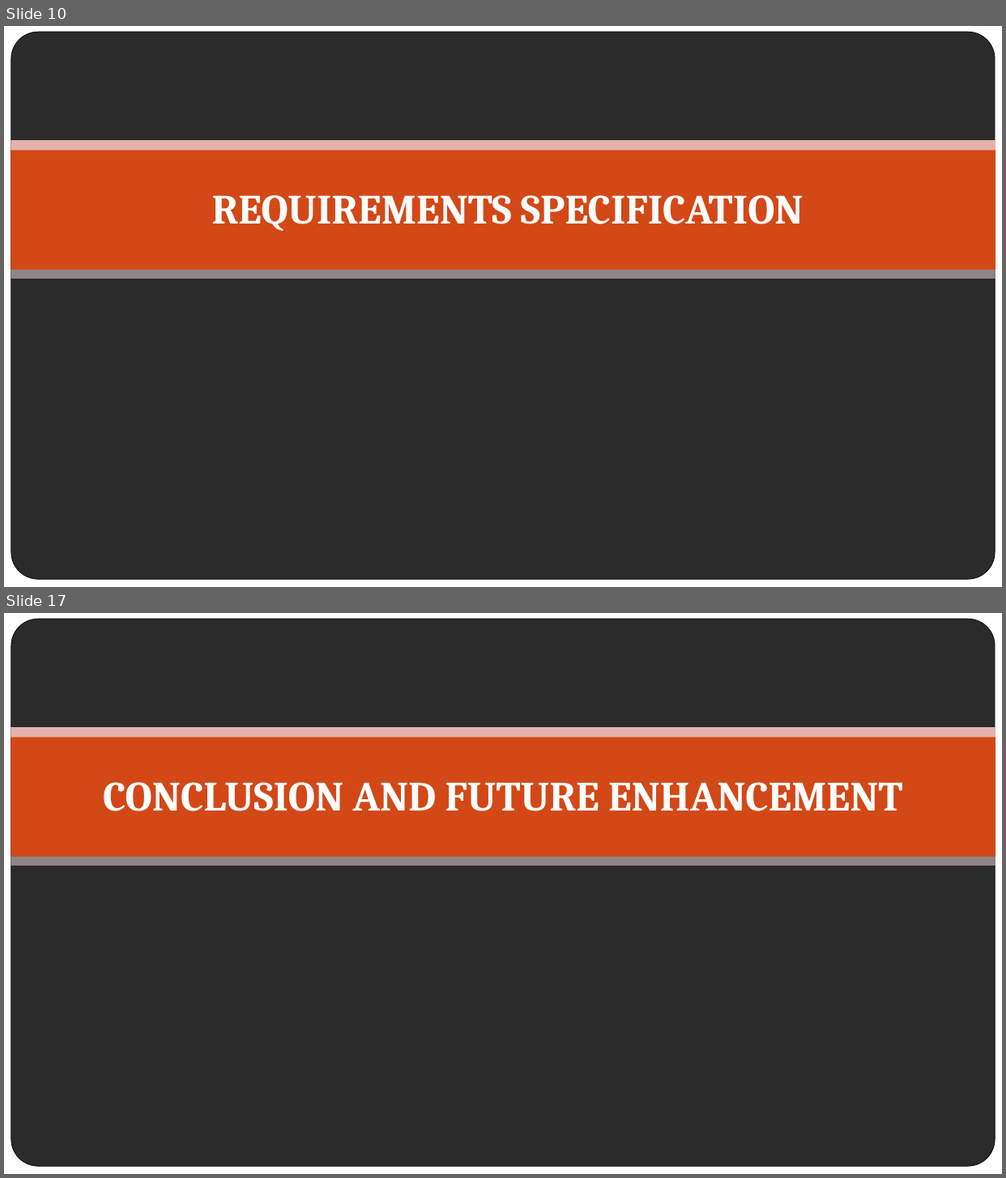
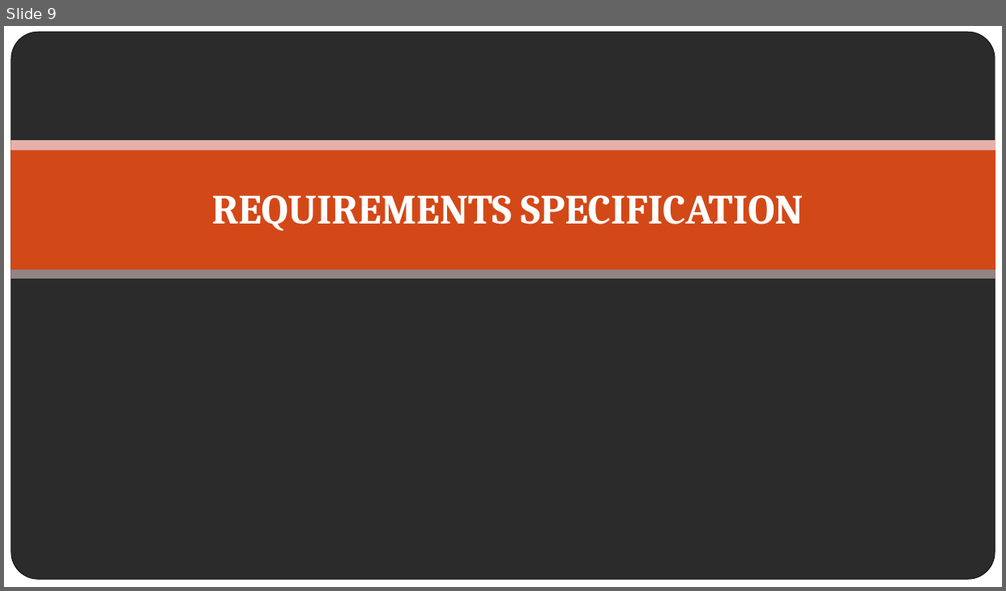
Before and after one commit to Anish202020/6th-Semester, a slide deck: Report and PPT/Major Mini Project/Miniproject.pptx. Shown one above the other, each under a label of ours: slides 10 and 17 before the commit, slide 9 after it; the slides between them are not shown. The pictures are 1006x1178 and 1006x591 pixels, drawn with LibreOffice and Linux fonts; fonts in the diff are those of the drawing; background and template pictures are left out; a plain dark background stands for a picture behind light text. Boxes give left, top, right and bottom in pixels: in the first picture for what was removed or moved away, otherwise in the second. Text is boxed around its words. In the diff, an @@ line names an element or a change of style, - is before the commit and + after.

```diff
--- a/Report and PPT/Major Mini Project/Miniproject.pptx
+++ b/Report and PPT/Major Mini Project/Miniproject.pptx
@@ slide 17 removed at [4,613,1002,1174], background picture (left out); not listed: 5 template elements that a slide beside it also shows @@
@@ title removed at [103,782,903,811] @@
-CONCLUSION AND FUTURE ENHANCEMENT
@@ what was slide 10 is now slide 9 @@
```
Also in this commit, not shown: 9 slides changed, 1 slide added, 8 other slides removed, 11 other files.
